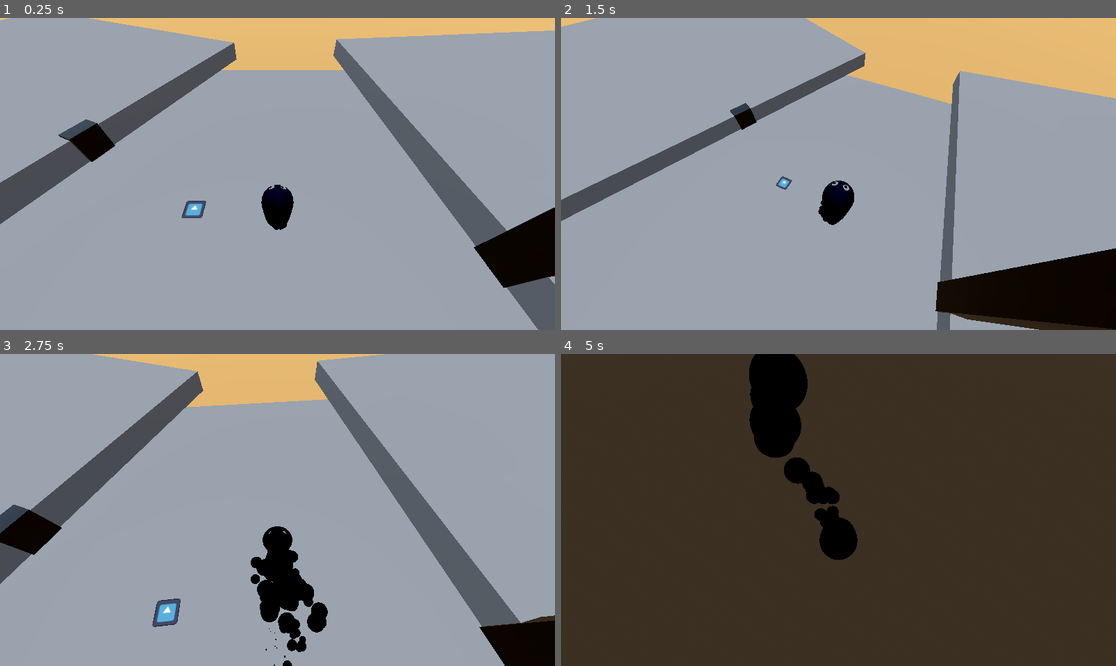
Above: before the commit, frames 1-4 (two rows, left to right).
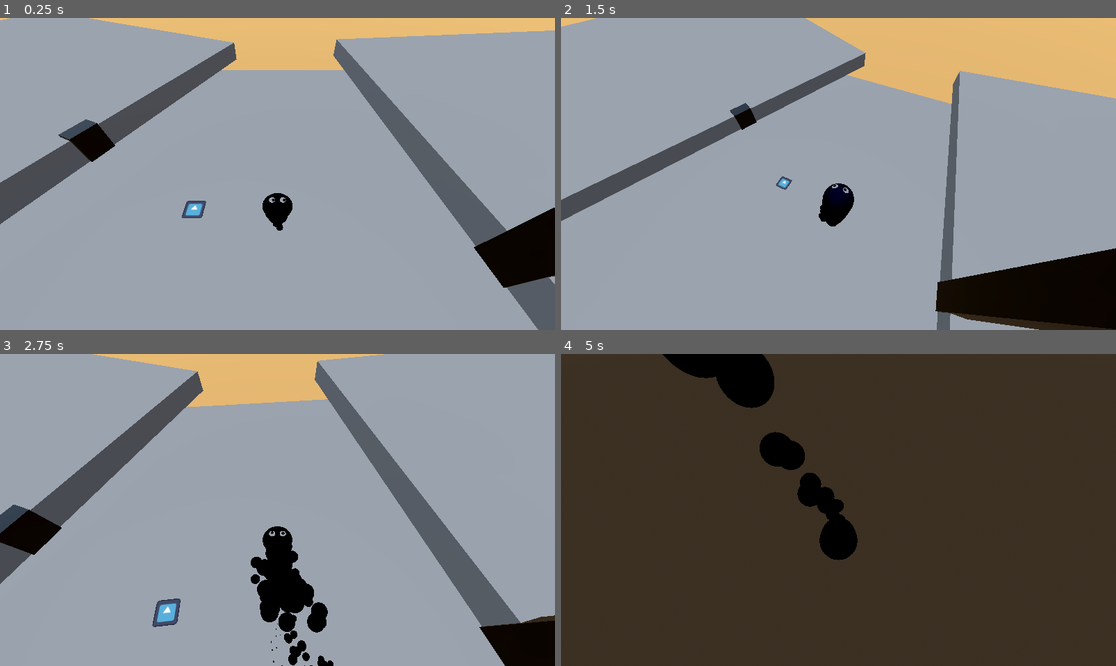
Above: after the commit, the same moments.

Repository: fossinating/trianglegamejam
Game: Godot game, scene res://levels/workshop.tscn
Same seed, same stepped clock (60 frames per second), same inputs: the game is played once before the commit and once after it. The engine's default icon, where the game draws it, is replaced by a stand-in: a white triangle on a blue panel in a dark square.
Inputs (mouse positions are in pixels of both pictures, inside the frame that each line leads up to):
- Up to frame 1 (0.25 s): no input
- Up to frame 2 (1.5 s): tap Enter at 0.5 s; move the mouse to (960, 158) at 0.52 s; hold D (move_right) 0.53-1.28 s; tap Down (cam_down) at 0.6 s; tap Space (jump) at 0.77 s; move the mouse to (810, 174) at 1.27 s; hold W (move_up) from 1.28 s (still down); tap Left (cam_left) at 1.35 s
- Up to frame 3 (2.75 s): keep holding W (move_up); tap Space (jump) at 1.52 s; move the mouse to (288, 503) at 2.02 s; tap Right (cam_right) at 2.1 s
- Up to frame 4 (5 s): keep holding W (move_up); move the mouse to (832, 516) at 2.77 s; tap Up (cam_up) at 2.85 s; tap Space (jump) at 3.02, 3.77, 4.52 s; move the mouse to (877, 513) at 3.52 s; hold Right mouse button (camera_rotate) 3.53-4.28 s; move the mouse to (794, 506) at 4.27 s; tap Mouse wheel down (fov_down_scroll) at 4.35 s

The runs differ from the first frame. In frame 1, 0.3% of the frame differs, in the area x 47-53%, y 53-69%; in frame 2, 0.1%; in frame 3, 0.4%; in frame 4, 4.1%, in the area x 18-52%, y 0-56%.

Commit message:
Speed Up Landing Animation; Fix Stutterring Particles When Paused

Diff:
--- a/entities/player/player.gd
+++ b/entities/player/player.gd
@@ -40,6 +40,7 @@
 var blend_speed = 15
 
 var landing_velocity: Vector3
+@export var landing_force := 50.0
 
 @onready var item_grabber := $"Item Grabber"
 
@@ -152,7 +153,7 @@
 
 	if is_on_floor():
 		skeleton.position.y = max(-17, skeleton.position.y + landing_velocity.y*delta)
-		landing_velocity.y -= 2*fall_gravity*delta
+		landing_velocity.y -= landing_force*fall_gravity*delta
 	elif velocity.y > 0:
 		skeleton.position.y = min(0, skeleton.position.y + 5*velocity.y*delta)
 
--- a/entities/player/player.tscn
+++ b/entities/player/player.tscn
@@ -260,28 +260,28 @@
 bones/0/rest = Transform3D(1, -1.81971e-16, -5.60351e-17, -5.60351e-17, -0.562527, 0.826779, -1.81971e-16, -0.826779, -0.562527, 0, 0, 0)
 bones/0/enabled = true
 bones/0/position = Vector3(0, 0, 0)
-bones/0/rotation = Quaternion(0.905618, -6.10946e-17, -6.90848e-17, -0.424095)
+bones/0/rotation = Quaternion(0.904852, -6.06846e-17, -6.87011e-17, -0.425727)
 bones/0/scale = Vector3(1, 1, 1)
 bones/1/name = "Bone.001"
 bones/1/parent = 0
 bones/1/rest = Transform3D(1, -8.88178e-16, -2.38419e-07, -1.42303e-08, 0.998217, -0.0596863, 2.37994e-07, 0.0596863, 0.998217, 1.32349e-23, 3.89105, 1.19209e-07)
 bones/1/enabled = true
 bones/1/position = Vector3(1.32349e-23, 3.89105, 1.19209e-07)
-bones/1/rotation = Quaternion(-0.058641, -1.18988e-07, 6.46629e-09, 0.998279)
+bones/1/rotation = Quaternion(-0.0564366, -1.19019e-07, 6.72777e-09, 0.998406)
 bones/1/scale = Vector3(1, 1, 1)
 bones/2/name = "Bone.002"
 bones/2/parent = 1
 bones/2/rest = Transform3D(1, 3.18721e-08, 2.36279e-07, 0, 0.991024, -0.133681, -2.38419e-07, 0.133681, 0.991024, -2.62396e-14, 3.58134, 1.49012e-07)
 bones/2/enabled = true
 bones/2/position = Vector3(-2.62396e-14, 3.58134, 1.49012e-07)
-bones/2/rotation = Quaternion(-0.114799, 1.18421e-07, 1.36851e-08, 0.993389)
+bones/2/rotation = Quaternion(-0.112605, 1.18451e-07, 1.34236e-08, 0.99364)
 bones/2/scale = Vector3(1, 1, 1)
 bones/3/name = "Bone.003"
 bones/3/parent = -1
 bones/3/rest = Transform3D(-1, 4.26326e-14, -3.89414e-07, -2.99755e-07, 0.638336, 0.769758, 2.48577e-07, 0.769758, -0.638335, 0, 0, 0)
 bones/3/enabled = true
 bones/3/position = Vector3(0, 0, 0)
-bones/3/rotation = Quaternion(-1.02362e-07, 0.848189, 0.529693, -1.65512e-07)
+bones/3/rotation = Quaternion(-1.0277e-07, 0.849357, 0.527819, -1.65376e-07)
 bones/3/scale = Vector3(1, 1, 0.999999)
 
 [node name="mesh" type="MeshInstance3D" parent="blob/Armature/Skeleton3D"]
@@ -290,7 +290,7 @@
 surface_material_override/0 = SubResource("StandardMaterial3D_fnsiu")
 
 [node name="EyesBoneAttachment3D" type="BoneAttachment3D" parent="blob/Armature/Skeleton3D"]
-transform = Transform3D(-1, 1.69645e-09, -3.89212e-07, -3.48986e-07, 0.43885, 0.898559, 1.7233e-07, 0.89856, -0.43885, 0, 0, 0)
+transform = Transform3D(-1, 3.2685e-13, -3.89414e-07, -3.49154e-07, 0.442814, 0.896612, 1.72439e-07, 0.896613, -0.442814, 0, 0, 0)
 bone_name = "Bone.003"
 bone_idx = 3
 
@@ -301,7 +301,7 @@
 transform = Transform3D(9.01099, 4.47081, 4.71918, -0.114211, 8.17378, -7.52549, -6.49968, 6.05459, 6.67481, 1.95145, 4.09994, 3.26156)
 
 [node name="BoneAttachment3D2" type="BoneAttachment3D" parent="blob/Armature/Skeleton3D"]
-transform = Transform3D(1, 9.95986e-10, 3.29109e-10, 6.94172e-10, -0.86358, 0.504212, 7.864e-10, -0.504212, -0.86358, 3.74182e-09, -5.09079, -5.45241)
+transform = Transform3D(1, -1.98952e-13, 2.41585e-13, -2.98428e-13, -0.857241, 0.514916, 1.13687e-13, -0.514916, -0.857241, -1.77503e-13, -5.06014, -5.48216)
 bone_name = "Bone.002"
 bone_idx = 2
 
@@ -310,6 +310,8 @@
 amount = 150
 lifetime = 1.5
 randomness = 1.0
+fixed_fps = 0
+interpolate = false
 process_material = SubResource("ParticleProcessMaterial_ow656")
 draw_pass_1 = SubResource("SphereMesh_46tcv")
 
@@ -338,6 +340,8 @@
 amount = 150
 lifetime = 1.5
 randomness = 1.0
+fixed_fps = 0
+interpolate = false
 process_material = SubResource("ParticleProcessMaterial_n1c3m")
 draw_pass_1 = SubResource("SphereMesh_0fh0x")
 
Not shown: 1 places in entities/player/player.tscn that only renumber resources
Not shown: 1 places in levels/workshop.tscn that only renumber resources
